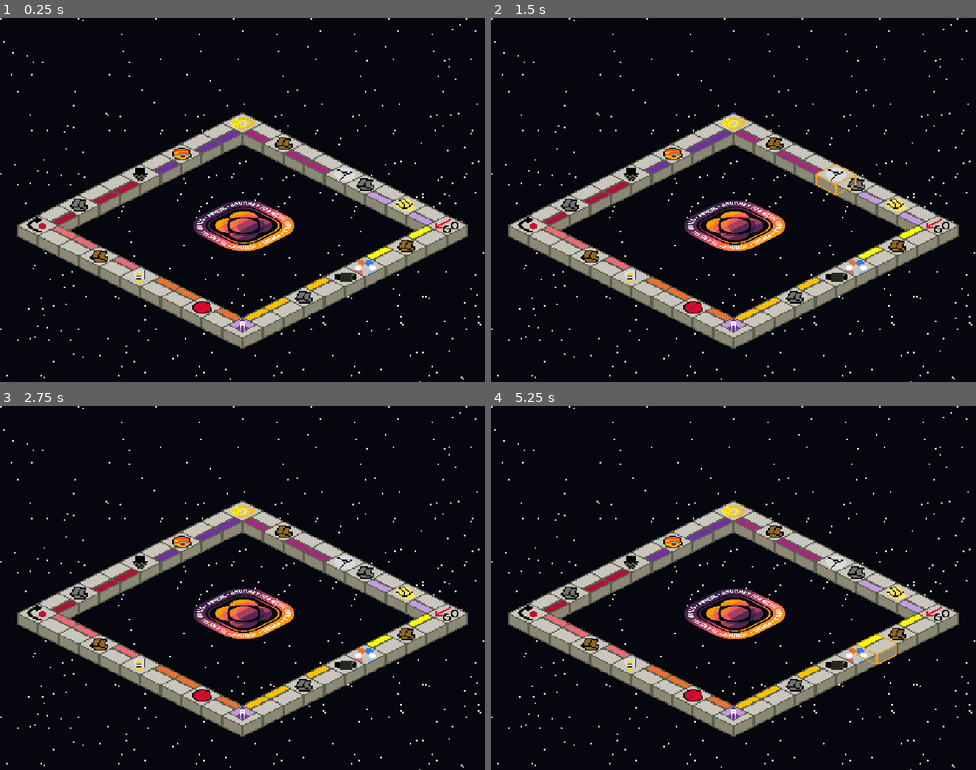
Above: before the commit, frames 1-4 (two rows, left to right).
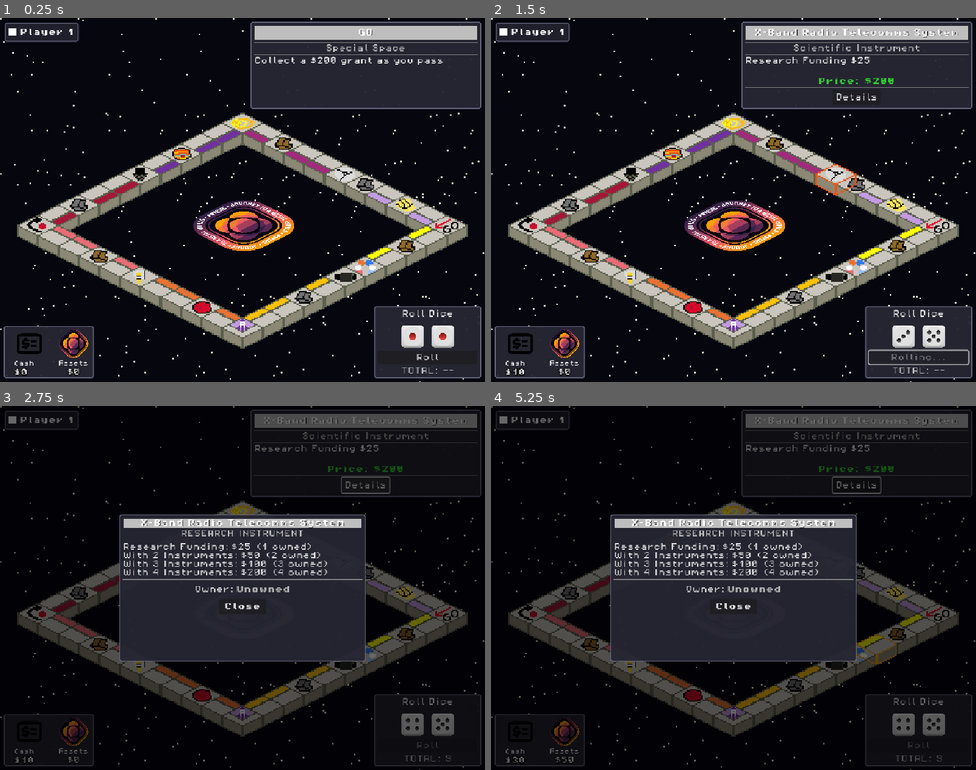
Above: after the commit, the same moments.

Repository: MissionToPsyche-Platinum/platinum_24d_game_psycheopoly-psb
Game: Godot game, scene res://scenes/GameBoard.tscn
Same seed, same stepped clock (60 frames per second), same inputs: the game is played once before the commit and once after it. This scene is started directly instead of the project's main scene.
Inputs (mouse positions are in pixels of both pictures, inside the frame that each line leads up to):
- Up to frame 1 (0.25 s): no input
- Up to frame 2 (1.5 s): click (917, 356) at 0.5 s, where only the run after the commit has a clickable "Roll"; tap Enter at 1.25 s; move the mouse to (840, 181) at 1.27 s; tap C at 1.35 s; click (840, 181) at 1.42 s
- Up to frame 3 (2.75 s): click (363, 486) at 2 s, where only the run after the commit has a clickable "Details"
- Up to frame 4 (5.25 s): tap Space at 2.75, 4.25 s; drag from (636, 606) to (709, 660) at 2.77 s; tap Enter at 3.5, 5 s; move the mouse to (782, 507) at 3.52 s; tap C at 3.6, 5.1 s; drag from (709, 660) to (588, 533) at 4.27 s; move the mouse to (879, 642) at 5.02 s; hold A from 5.03 s (still down)

The runs differ from the first frame. In frame 1, 18% of the frame differs, in the area x 0-100%, y 1-99%; in frame 2, 19%; in frame 3, 35%; in frame 4, 35%, in the area x 0-100%, y 0-100%.
Error before the commit: Invalid access to property or key 'setup_changed' on a base object of type 'Node (game_state.gd)'. (res://scripts/core/board.gd:67)
Error after the commit: Out of bounds get index '0' (on base: 'Array[PlayerState]') (res://scripts/ui/money_hud.gd:73)

Commit message:
Resolve Merge Conflicts

Diff:
--- a/scripts/core/board.gd
+++ b/scripts/core/board.gd
@@ -64,7 +64,7 @@
 	highlight_layer = $TileMap/HighlightLayer
 
 	# Listen for setup changes (important if GameState rebuilds players)
-	GameState.setup_changed.connect(_on_setup_changed)
+	GameController.setup_changed.connect(_on_setup_changed)
 
 
 	# Spawn pieces using the configured players/colors
--- a/scripts/core/game_controller.gd
+++ b/scripts/core/game_controller.gd
@@ -35,6 +35,12 @@
 signal pay_rent(property, player)
 
 signal purchase_property(property, player)
+
+#other signals
+
+signal difficulty_changed(new_value: String)
+signal colorblind_mode_changed(enabled: bool)
+signal setup_changed()
 
 func _ready() -> void:
 	pay_rent.connect(_pay_rent)
@@ -101,12 +107,18 @@
 	player_money_updated.emit(GameState.players[player])
 	player_money_updated.emit(GameState.players[property._player_owner])
 
-
 func set_difficulty(new_difficulty: String) -> void:
 	## Simple setter used by StartMenu.gd
 	## You can add validation or mapping here later if needed.
 	GameState.difficulty = new_difficulty
 	print("GameState difficulty set to: ", GameState.difficulty)
+
+func set_colorblind_mode(enabled: bool) -> void:
+	if enabled == GameState.colorblind_mode:
+		return
+	GameState.colorblind_mode = enabled
+	emit_signal("colorblind_mode_changed", GameState.colorblind_mode)
+	emit_signal("setup_changed")
 
 
 # ------------------------------------------------------------------------------
--- a/scripts/core/game_state.gd
+++ b/scripts/core/game_state.gd
@@ -99,3 +99,14 @@
 
 		players.append(player)
 		add_child(player)
+
+func apply_setup(total_players: int, humans: Array[Dictionary]) -> void:
+	player_count = total_players
+	setup_humans = humans.duplicate(true)
+	setup_human_count = setup_humans.size()
+
+	current_player_index = 0
+	game_active = false
+
+	_setup_players()
+	GameController.emit_signal("setup_changed")
